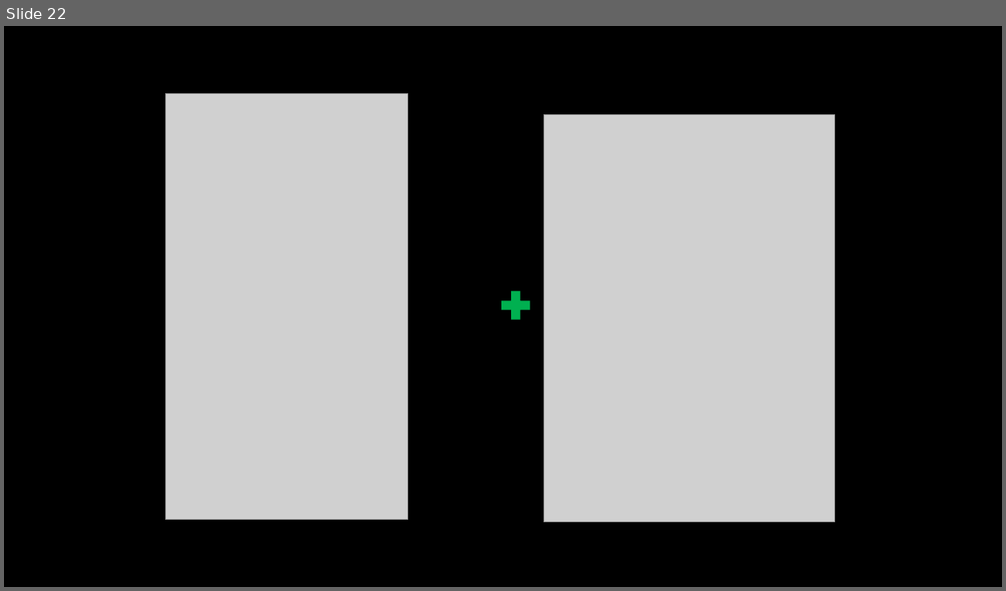
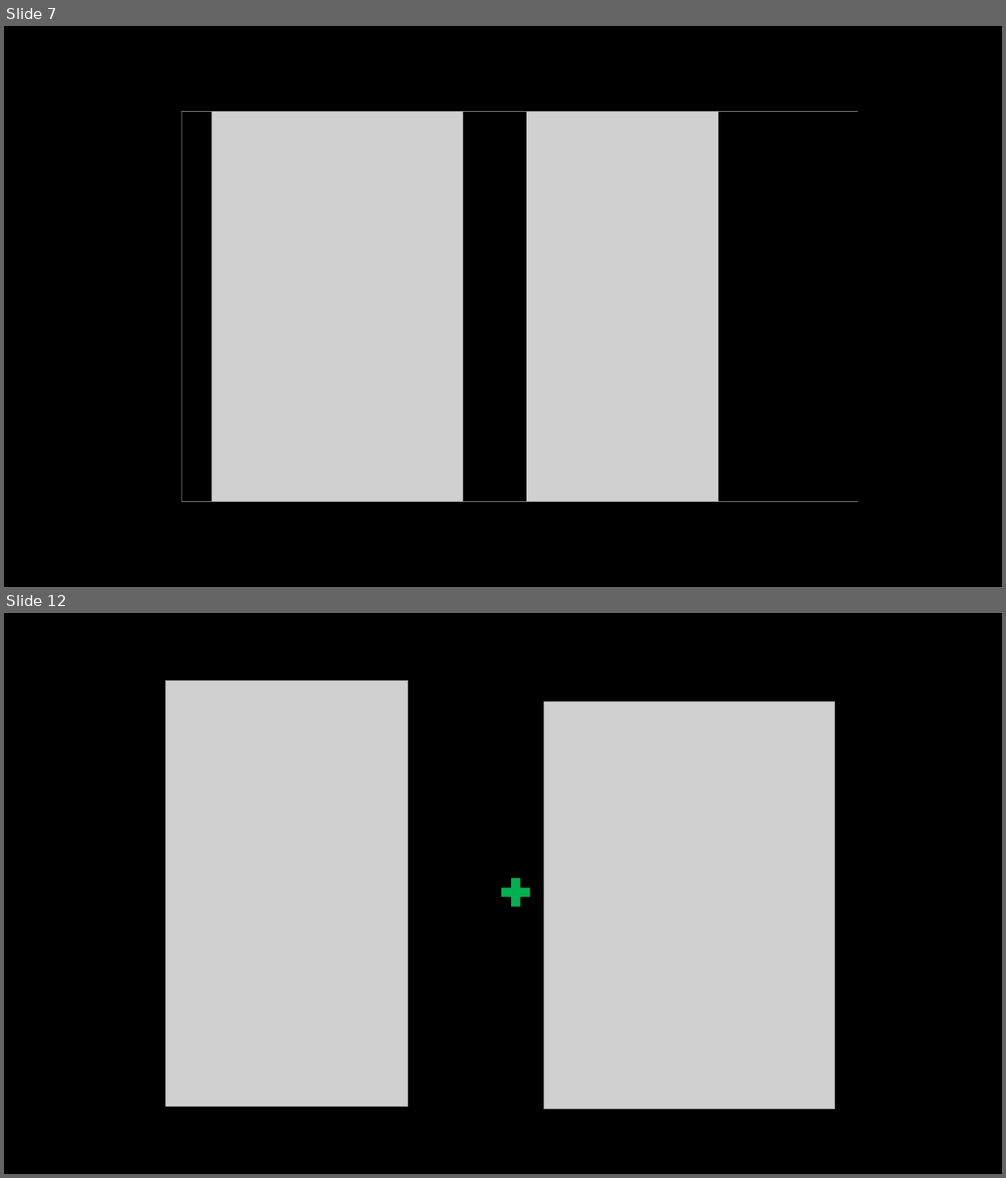
Before and after one commit to diegomacario/Animation-Experiments, a slide deck: documentation/Slides/Animation_3.pptx. Shown one above the other, each under a label of ours: slide 22 before the commit, slides 7 and 12 after it; the slides between them are not shown. The pictures are 1006x591 and 1006x1178 pixels, drawn with LibreOffice and Linux fonts; fonts in the diff are those of the drawing; grey boxes stand for pictures. Boxes give left, top, right and bottom in pixels: in the first picture for what was removed or moved away, otherwise in the second. Text is boxed around its words. In the diff, an @@ line names an element or a change of style, - is before the commit and + after.

```diff
--- a/documentation/Slides/Animation_3.pptx
+++ b/documentation/Slides/Animation_3.pptx
@@ slide 7 added at box(4, 26, 1002, 587), background #000000 @@
@@ picture added at box(182, 112, 859, 502) @@
@@ rectangle added at box(182, 112, 212, 502), fill #000000 @@
@@ rectangle added at box(463, 112, 526, 502), fill #000000 @@
@@ rectangle added at box(718, 112, 858, 502), fill #000000 @@
@@ what was slide 22 is now slide 12 @@
```
Also in this commit, not shown: 2 slides changed, 7 other slides added, 21 slides removed.
